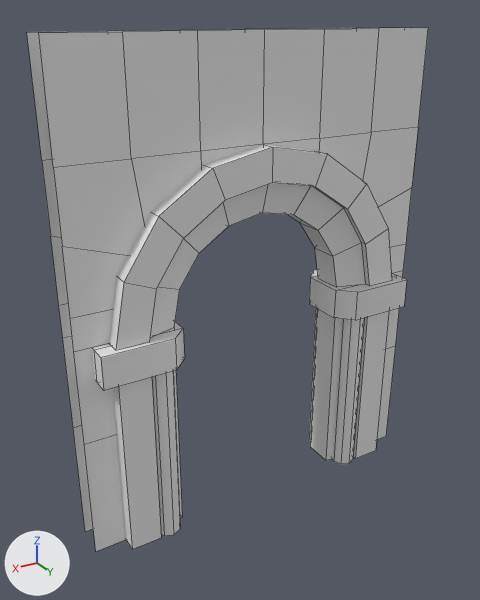
The FBX model Assets/StaticMeshes/Amalie/Arches/SM_ArchwayLarge.fbx: old version first, new version second.
Both versions are drawn from a 50 mm camera at (12.19, 9.27, 7.69) aimed at (7.31, 1.13, 3.62). Every picture has the same lights, and +X, +Y and +Z are marked at lower left. Mesh edges are drawn as thin lines. Where no turn or scale is listed for an object, it has been applied to the vertices.

Objects in the first picture: 'SM_ArchwayLarge'.
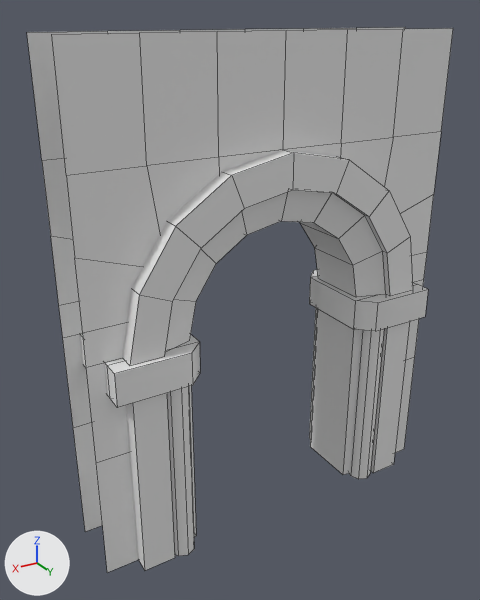
The newer file is also turned or shifted as a whole; pictures and numbers use the older file's frame.

Boxes (x1, y1, x2, y2) around the edits, measured in the pictures (480 x 600 px; the box of a moved part takes in the faces that stretch with it):
'SM_ArchwayLarge', reshaped (6% wider)
    before: (27, 27, 428, 551)
    after: (27, 27, 453, 573)
part 1 of me_cube_007, moved or reshaped
    before: (333, 318, 364, 464)
    after: (350, 329, 384, 479)
part 2 of me_cube_007, moved or reshaped
    before: (39, 28, 428, 551)
    after: (52, 28, 453, 573)
part 3 of me_cube_007, moved or reshaped
    before: (152, 371, 180, 536)
    after: (167, 387, 194, 556)
part 4 of me_cube_007, moved or reshaped
    before: (92, 144, 407, 390)
    after: (80, 150, 428, 408)
part 5 of me_cube_007, moved or reshaped
    before: (310, 309, 389, 460)
    after: (310, 309, 409, 475)
part 6 of me_cube_007, moved or reshaped
    before: (113, 370, 182, 549)
    after: (126, 386, 196, 570)

The change, as a list of edits to the scene's bpy script:
```text
Change me_cube_007:
    used by ob_sm_archwaylarge; location = (7.0, 1.0, 0.0)
    remove me_cube_007.from_pydata(...)  # 242 vertices, 168 faces; spans x -3.0..3.0, y -0.6..0.6, z 0.0..7.5
    add me_cube_007.from_pydata(...)  # 242 vertices, 168 faces; spans x -3.0..3.0, y -0.6..1.1, z 0.0..7.5
    me_cube_007 part 1: the loose piece of 12 vertices spanning x -2.0..-1.6, y 0.21..0.55, z 0.0..3.0 is moved by (0.0, 0.5, 0.0)
    me_cube_007 part 2: the loose piece of 37 vertices spanning x -3.0..3.0, y 0.25, z 0.0..7.5 is moved by (0.0, 0.5, 0.0)
    me_cube_007 part 3: the loose piece of 12 vertices spanning x 1.6..2.0, y 0.21..0.55, z 0.0..3.0 is moved by (0.0, 0.5, 0.0)
    me_cube_007 part 4: 52 of the vertices in x -2.75..2.75, y 0.25..0.6, z 3.0..6.0 are moved by (0.0, 0.5, 0.0)
    me_cube_007 part 5: 4 of the vertices in x -2.5..-1.5, y 0.25..0.5, z 0.0 are moved by (0.0, 0.5, 0.0)
    me_cube_007 part 6: 4 of the vertices in x 1.5..2.5, y 0.25..0.5, z 0.0 are moved by (0.0, 0.5, 0.0)
```
